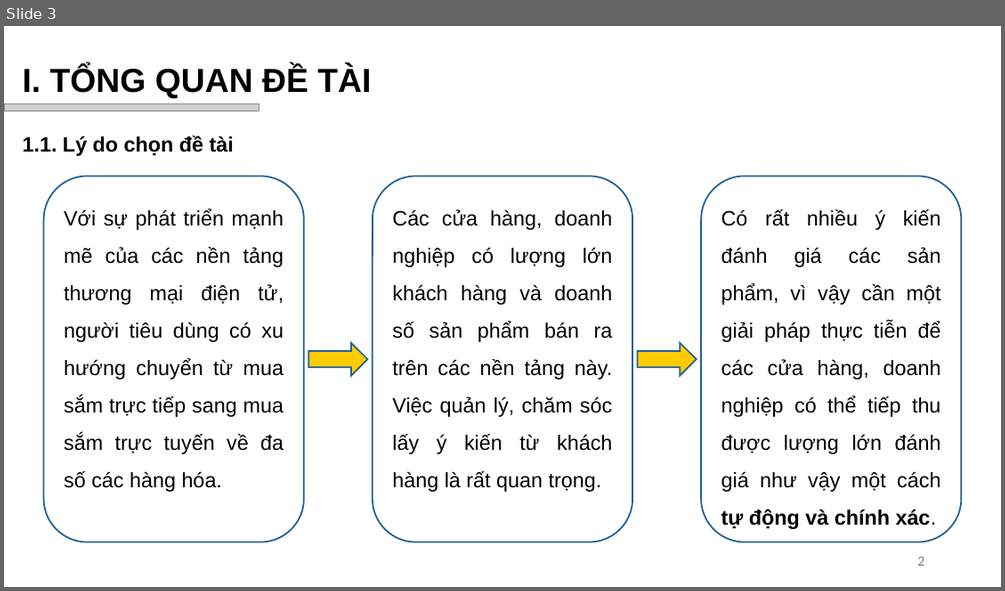
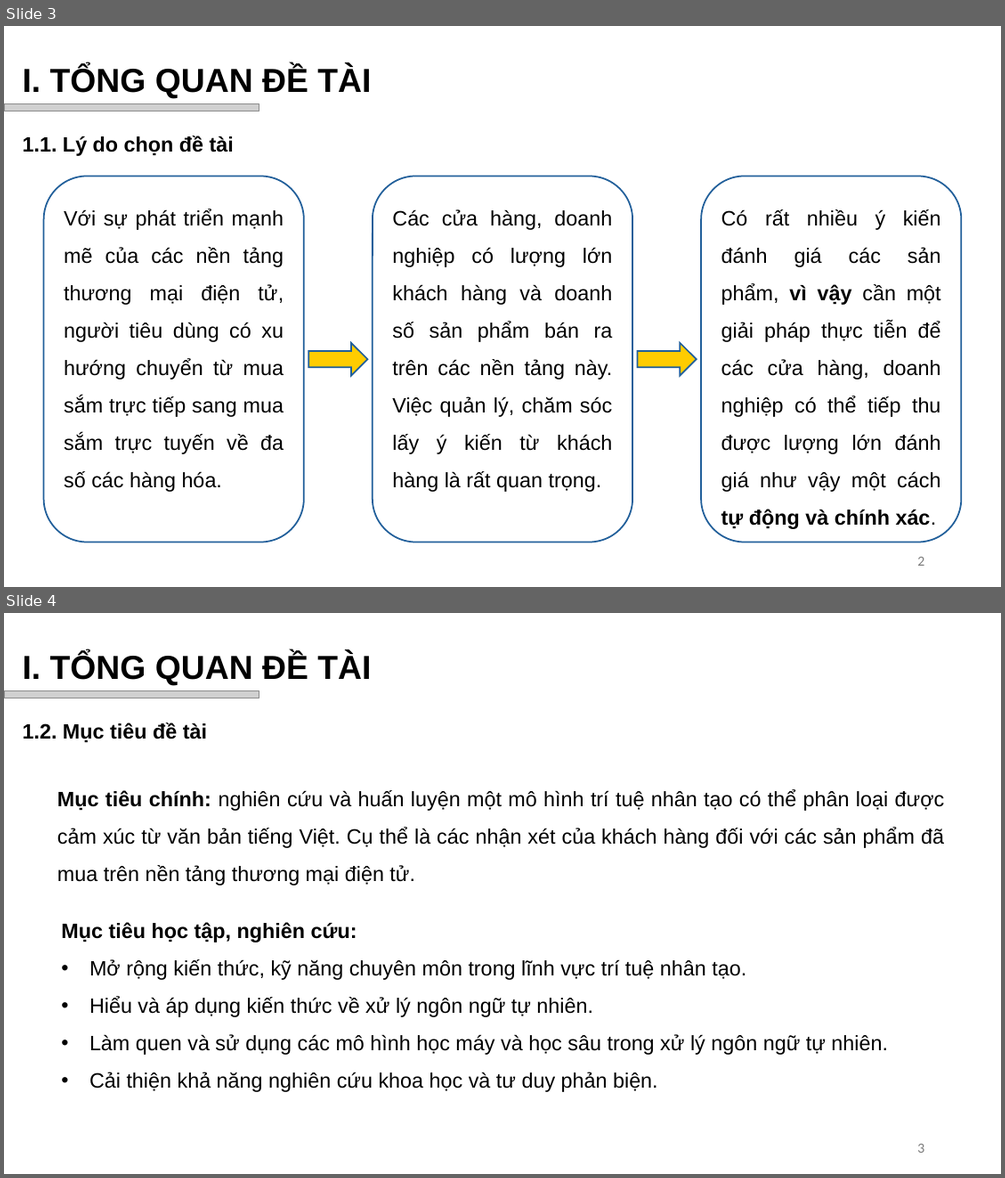
Before and after one commit to vhiepp/tn-da21ttb-110121209-duongvanhiep-sentiment-analysis, a slide deck: docs/pptx/Dương Văn Hiệp_110121209_DA21TTB.pptx. Shown one above the other, each under a label of ours: slide 3 before the commit, slides 3 and 4 after it. The pictures are 1005x591 and 1005x1178 pixels, drawn with LibreOffice and Linux fonts; fonts in the diff are those of the drawing; grey boxes stand for pictures; background and template pictures are left out. Boxes give left, top, right and bottom in pixels: in the first picture for what was removed or moved away, otherwise in the second. Text is boxed around its words. In the diff, an @@ line names an element or a change of style, - is before the commit and + after.

```diff
--- a/docs/pptx/Dương Văn Hiệp_110121209_DA21TTB.pptx
+++ b/docs/pptx/Dương Văn Hiệp_110121209_DA21TTB.pptx
@@ slide 4 added at [4,613,1001,1174], background #FFFFFF @@
@@ text added at [23,653,371,686], 32 pt, text #000000, bold @@
+I. TỔNG QUAN ĐỀ TÀI
@@ picture added at [4,690,259,698] @@
@@ text added at [23,722,207,743], 20 pt, text #000000, bold @@
+1.2. Mục tiêu đề tài
@@ text added at [57,789,945,885], 20 pt, text #000000 @@
+Mục tiêu chính: nghiên cứu và huấn luyện một mô hình trí tuệ nhân tạo có thể phân loại được cảm xúc từ văn bản tiếng Việt. Cụ thể là các nhận xét của khách hàng đối với các sản phẩm đã mua trên nền tảng thương mại điện tử.
@@ text added at [61,922,888,1092], 20 pt, text #000000 @@
+Mục tiêu học tập, nghiên cứu:
+• Mở rộng kiến thức, kỹ năng chuyên môn trong lĩnh vực trí tuệ nhân tạo.
+• Hiểu và áp dụng kiến thức về xử lý ngôn ngữ tự nhiên.
+• Làm quen và sử dụng các mô hình học máy và học sâu trong xử lý ngôn ngữ tự nhiên.
+• Cải thiện khả năng nghiên cứu khoa học và tư duy phản biện.
@@ page number added at [917,1143,924,1152], 12 pt, text #797979 @@
+3
@@ slide 3 changed as well @@
@@ rounded rectangle "Có rất nhiều ý kiến ..." at [701,176,961,542]: bold on in "vì vậy" @@
```
Also in this commit, not shown: 1 other slide changed, 14 other slides added, 1 slide removed.
